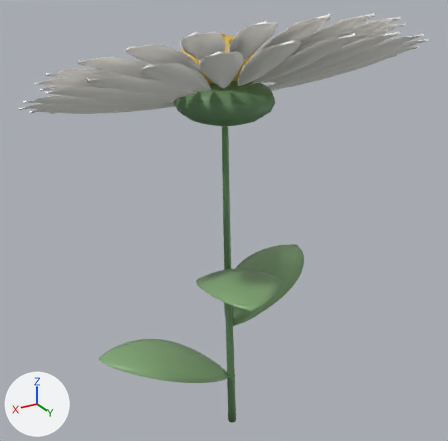
A saved change to the glTF model www/models/flowers/daisy-epic-v2.glb.
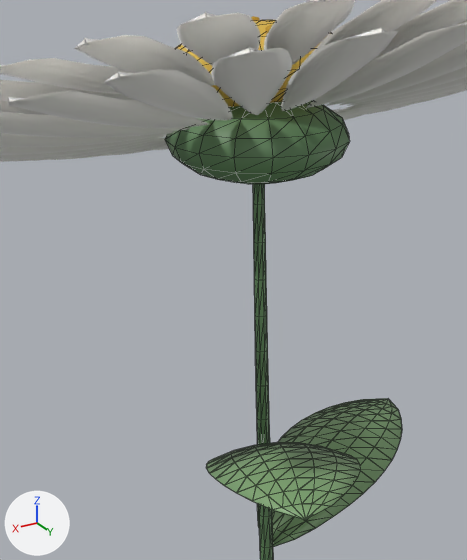
Each version is shown whole from a 50 mm lens placed at (1.099, 1.765, 1.806), pointed at (0.014, -0.044, 0.901), then close up on the part from 18% to 76% of the width and 6% to 76% of the height. The lights are fixed; the arrows at lower left show +X, +Y and +Z. The first two pictures are the older version. The close-ups show mesh edges as thin lines. Vertices at exactly the same position are counted once.

Objects in the first close-up: 'daisy-epic-v2-center', 'daisy-epic-v2-leaf', 'daisy-epic-v2-petal', 'daisy-epic-v2-stem' and 1 more.
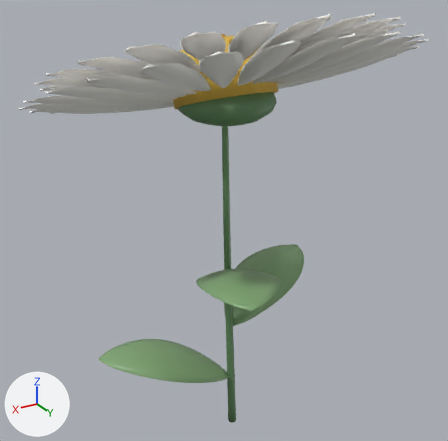
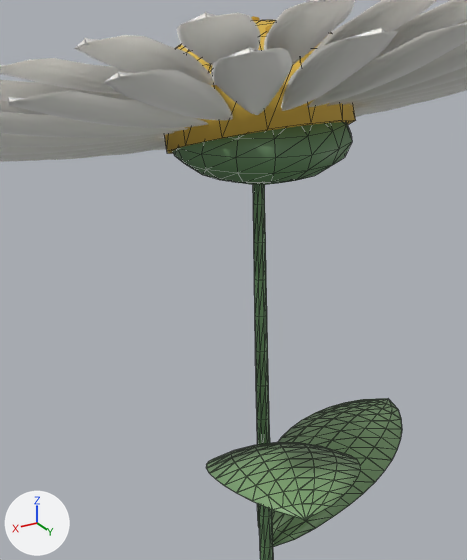
Location of each change, [x1, y1, x2, y2] in pixels of the close-ups (467 x 560 px; the box of a moved part takes in the faces that stretch with it):
```json
{"object": "daisy-epic-v2-stem", "change": "reshaped", "before": [165, 100, 350, 560], "after": [172, 122, 352, 560]}
{"object": "daisy-epic-v2-center", "change": "reshaped", "before": [176, 20, 331, 107], "after": [165, 20, 356, 154], "on screen": "mostly hidden before"}
{"part": 1, "of": "me_daisy_epic_v2_stem", "change": "moved or reshaped", "before": [175, 100, 323, 179], "after": [177, 123, 339, 184]}
{"part": 2, "of": "me_daisy_epic_v2_stem", "change": "recoloured", "before": [165, 105, 350, 184], "after": [172, 122, 352, 165]}
{"part": 3, "of": "me_daisy_epic_v2_center", "change": "added", "after": [165, 58, 356, 154]}
```

The change, as JSON lines over the scene's bpy script:
```json
{"block": "me_daisy_epic_v2_stem", "where": "# used by ob_daisy_epic_v2_stem; location = (0.0, 0.0, 0.0)"}
{"op": "remove", "block": "me_daisy_epic_v2_stem", "code": "me_daisy_epic_v2_stem.from_pydata(...)  # 314 vertices, 576 faces; spans x -0.139..0.204, y -0.18..0.162, z -0.001..1.435"}
{"op": "add", "block": "me_daisy_epic_v2_stem", "code": "me_daisy_epic_v2_stem.from_pydata(...)  # 350 vertices, 630 faces; spans x -0.139..0.204, y -0.172..0.17, z -0.001..1.436"}
{"block": "me_daisy_epic_v2_stem", "change": "me_daisy_epic_v2_stem part 1"}
{"block": "me_daisy_epic_v2_stem", "change": "42 vertices are removed from x -0.034..0.154, y -0.155..0.057, z 1.278..1.435"}
{"block": "me_daisy_epic_v2_stem", "change": "102 faces are deleted"}
{"block": "me_daisy_epic_v2_stem", "change": "102 vertices move from x -0.139..0.204, y -0.18..0.162, z 1.278..1.412 to x -0.139..0.204, y -0.172..0.17, z 1.302..1.436"}
{"block": "me_daisy_epic_v2_stem", "change": "42 vertices are added at x -0.034..0.154, y -0.067..0.157, z 1.279..1.436"}
{"block": "me_daisy_epic_v2_stem", "change": "102 new faces join them"}
{"block": "me_daisy_epic_v2_stem", "change": "me_daisy_epic_v2_stem part 2: 154 kept faces spanning x -0.139..0.204, y -0.172..0.17, z 1.302..1.436 get new vertex colours; the middle colour goes from green #678e62 to green #61865c"}
{"block": "me_daisy_epic_v2_stem", "change": "other edits to the shape of me_daisy_epic_v2_stem do not show in these pictures"}
{"block": "me_daisy_epic_v2_center", "where": "# used by ob_daisy_epic_v2_center; location = (0.0, 0.0, 0.0)"}
{"op": "remove", "block": "me_daisy_epic_v2_center", "code": "me_daisy_epic_v2_center.from_pydata(...)  # 144 vertices, 256 faces; spans x -0.147..0.213, y -0.21..0.131, z 1.38..1.567"}
{"op": "add", "block": "me_daisy_epic_v2_center", "code": "me_daisy_epic_v2_center.from_pydata(...)  # 200 vertices, 340 faces; spans x -0.147..0.213, y -0.21..0.168, z 1.301..1.567"}
{"block": "me_daisy_epic_v2_center", "change": "me_daisy_epic_v2_center part 3: a new loose piece of 56 vertices spanning x -0.14..0.205, y -0.204..0.168, z 1.301..1.528, in mat_daisy_center_003"}
```
